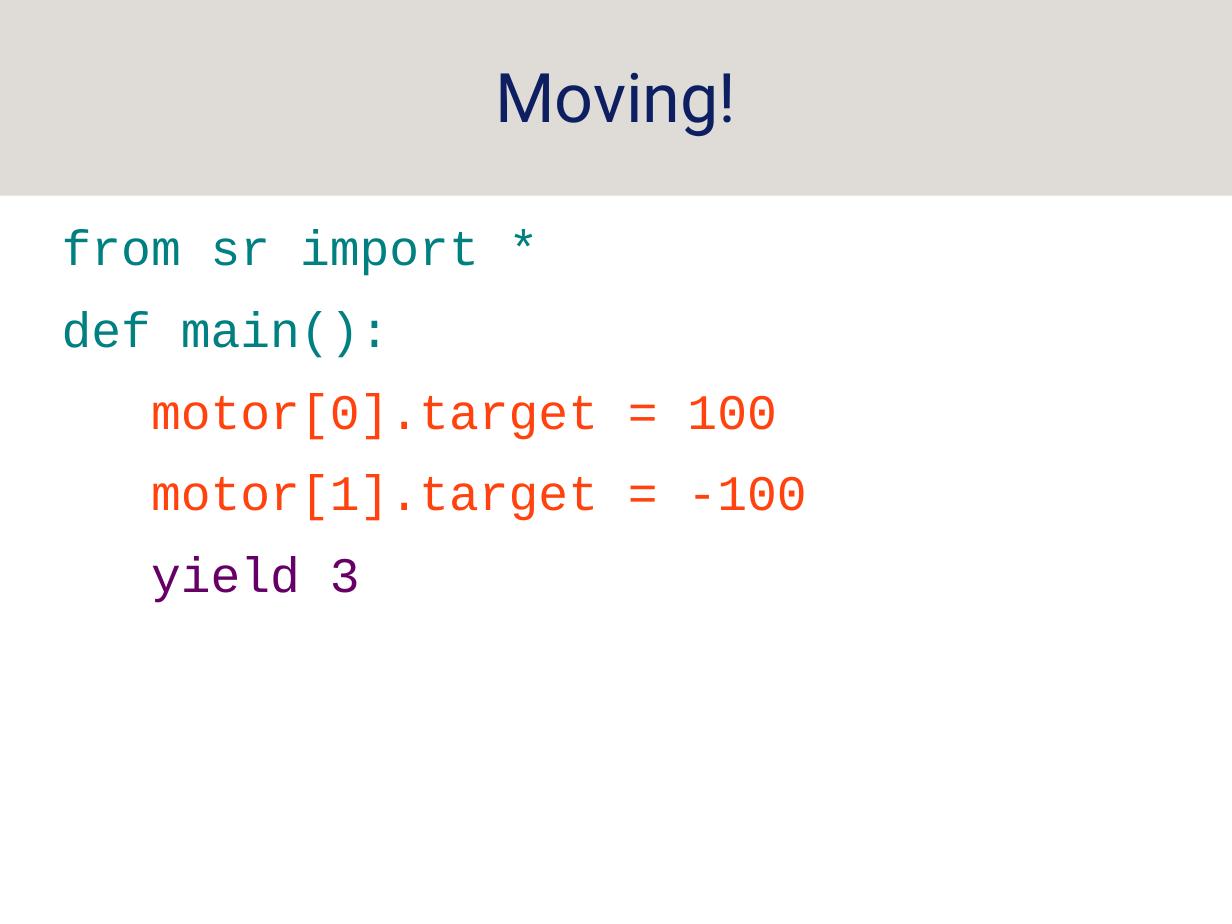
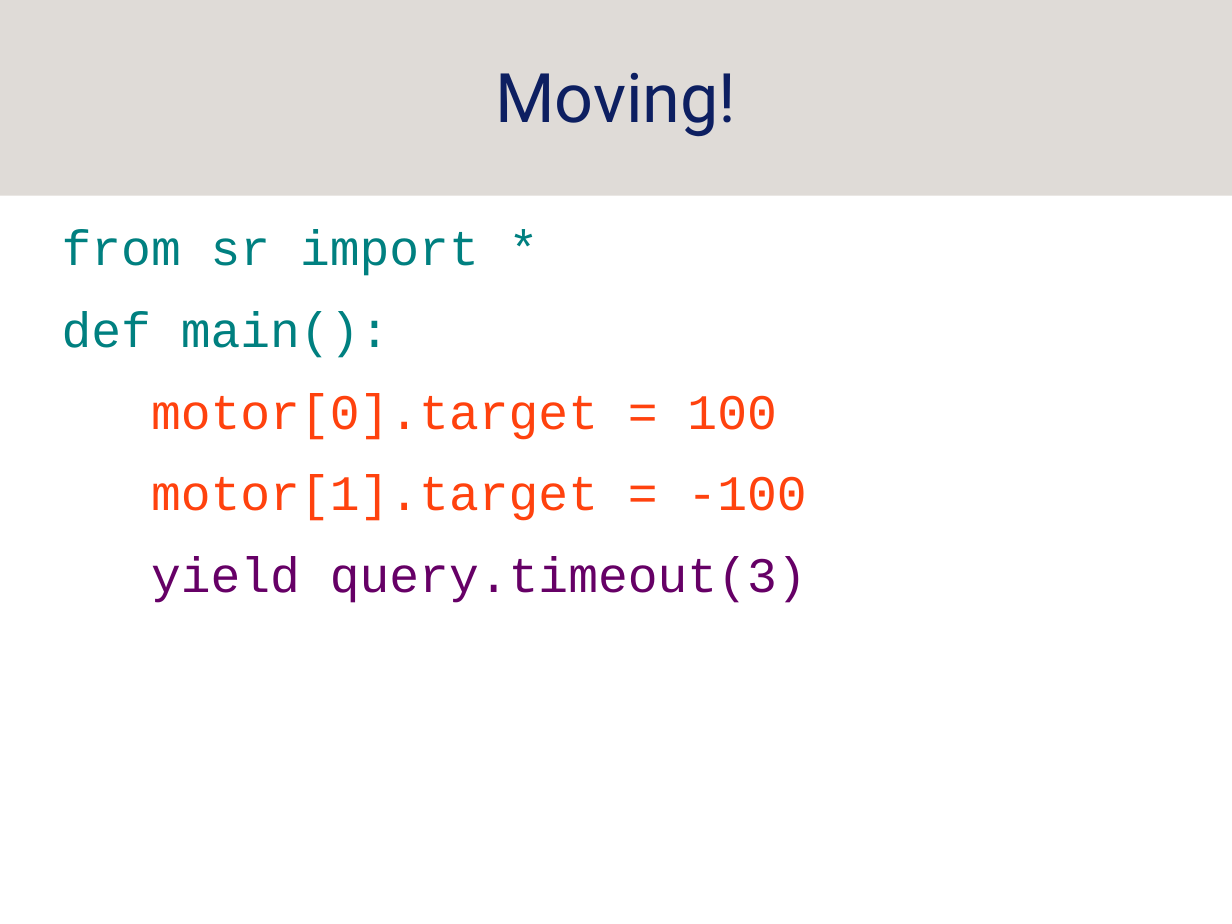
Before and after one commit to srobo-legacy/kickstart-presentations, a slide deck: slide 21 of programming.odp. Drawn at 1232x924 pixels with LibreOffice and Linux fonts; fonts in the diff are those of the drawing; background and template pictures are left out. Boxes give left, top, right and bottom in pixels: in the first picture for what was removed or moved away, otherwise in the second. Text is boxed around its words. In the diff, an @@ line names an element or a change of style, - is before the commit and + after.

Commit message:
use yield query.timeout(3) instead of yield 3
I have been informed that this is the new way to wait for time in the robot

```diff
--- a/programming.odp
+++ b/programming.odp
@@ text at box(151, 556, 807, 603): text changed @@
-yield 3
+yield query.timeout(3)
```
